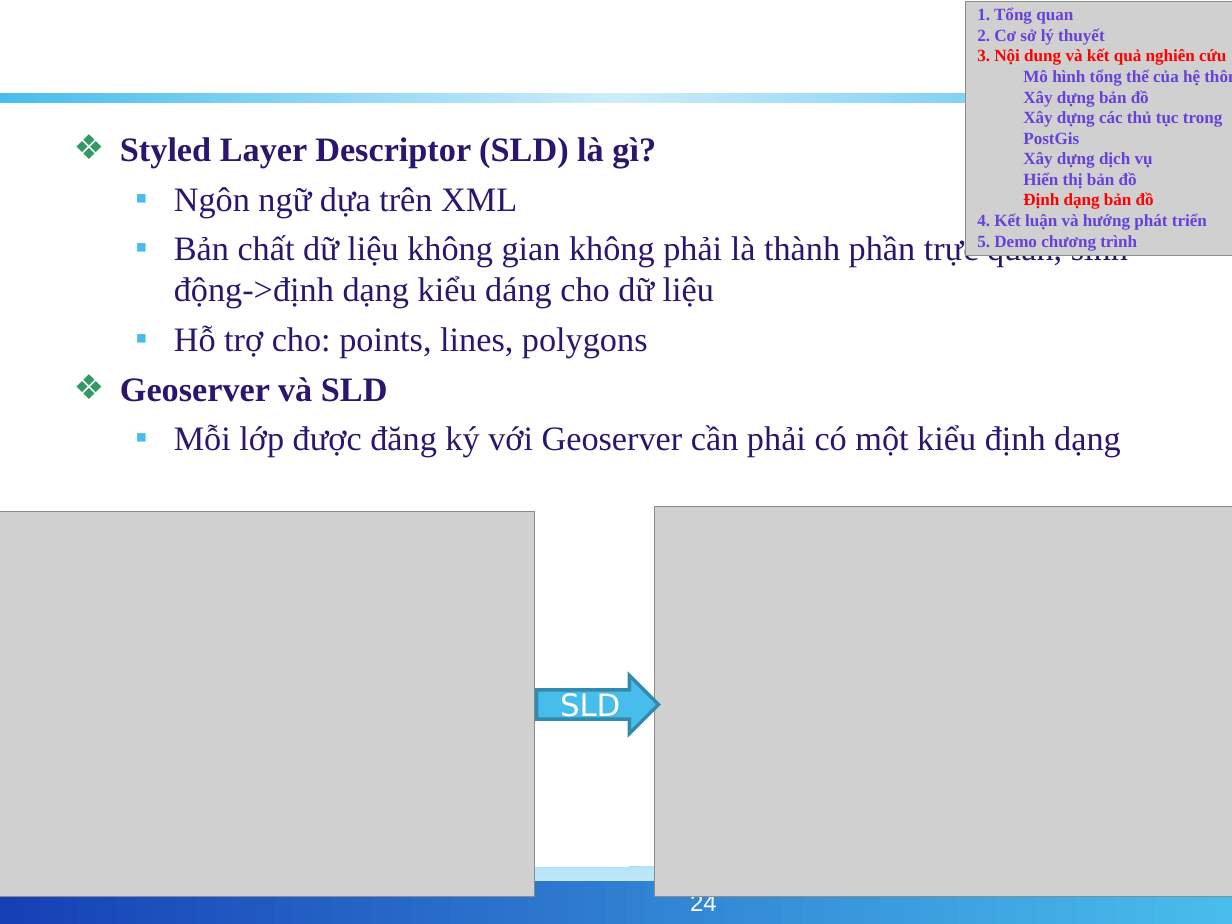
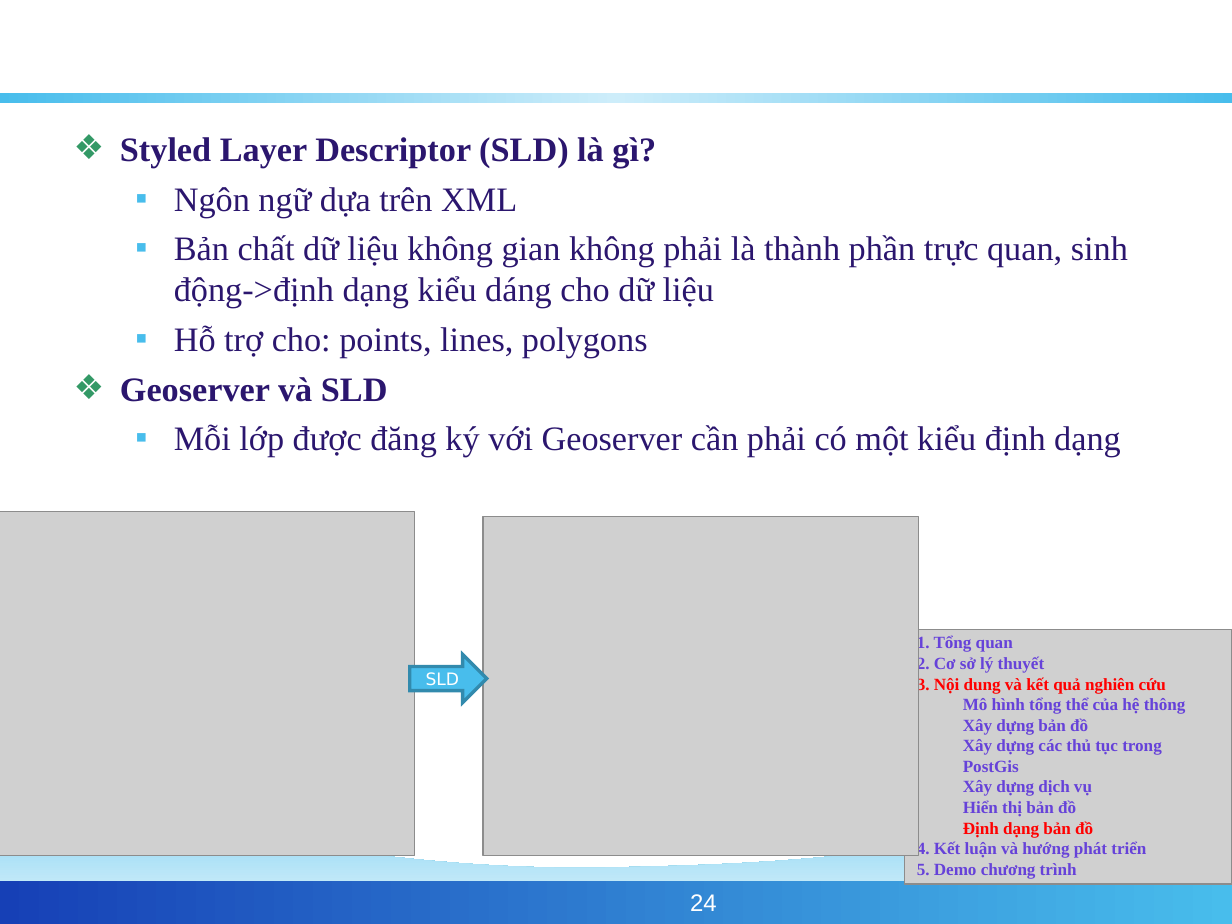
Before and after one commit to phamngsinh/cantho-webgis, a slide deck: slide 24 of Document/Bao Cao/BaoCaoLuanVan.ppt. Drawn at 1232x924 pixels with LibreOffice and Linux fonts; fonts in the diff are those of the drawing; grey boxes stand for pictures; background and template pictures are left out. Boxes give left, top, right and bottom in pixels: in the first picture for what was removed or moved away, otherwise in the second. Text is boxed around its words. In the diff, an @@ line names an element or a change of style, - is before the commit and + after.

```diff
--- a/Document/Bao Cao/BaoCaoLuanVan.ppt
+++ b/Document/Bao Cao/BaoCaoLuanVan.ppt
@@ picture: place and size @@
-picture at <box>0,511,535,897</box>
+picture at <box>0,511,414,855</box>
@@ picture: place and size @@
-picture at <box>654,506,1232,897</box>
+picture at <box>483,516,918,855</box>
@@ text "1. Tổng quan" rewrapped from <box>977,7,1226,251</box> to <box>917,635,1186,879</box> @@
@@ right arrow "SLD": place and size @@
-right arrow "SLD" at <box>537,675,659,733</box>
+right arrow "SLD" at <box>410,654,488,702</box>
@@ right arrow "SLD" at <box>410,654,488,702</box>: size 18 to 10 pt @@
@@ picture: place and size @@
-picture at <box>966,1,1232,255</box>
+picture at <box>904,630,1232,883</box>
```
Also in this commit, not shown: 1 other slide changed.
